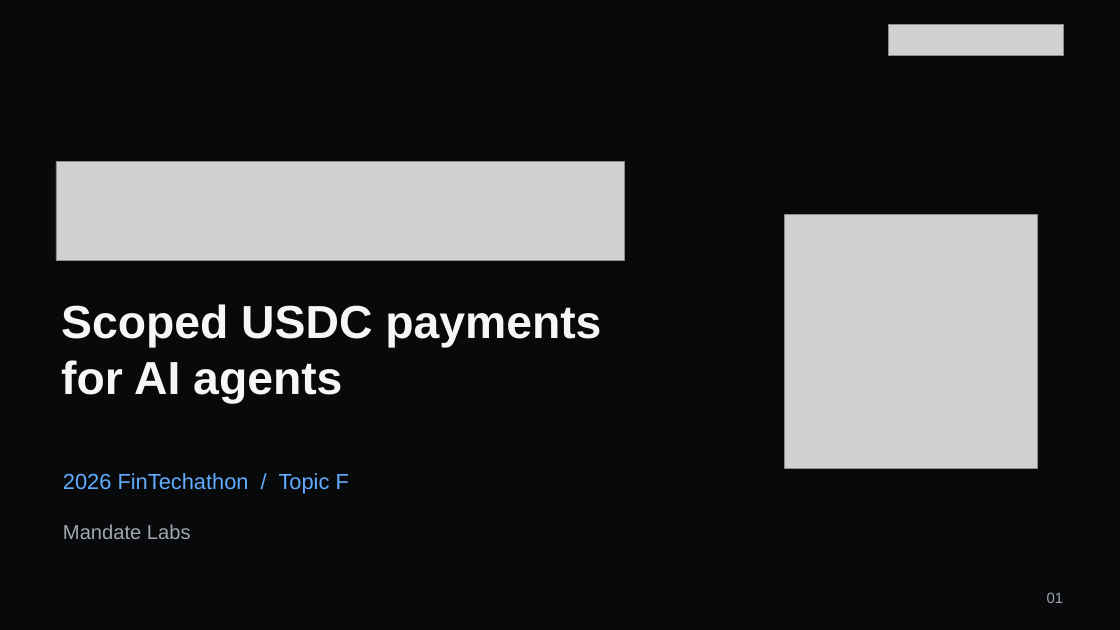
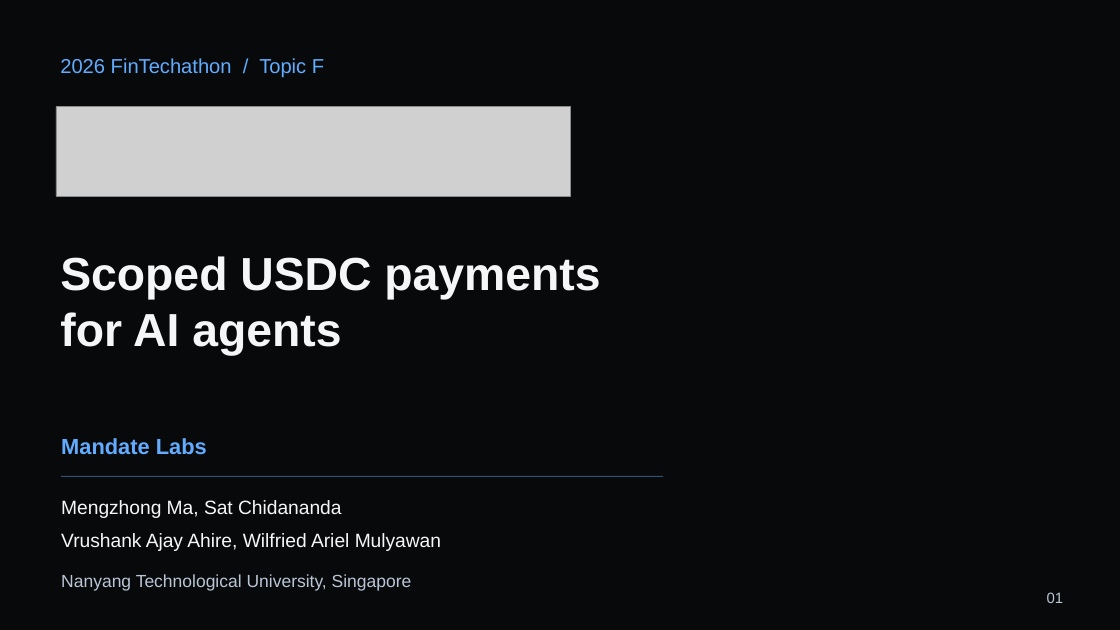
Before and after one commit to MandateLabs666/mandate-wallet, a slide deck: slide 1 of competition/submission-2026-10-20/presentation/mandate-wallet-10min-final.pptx. Drawn at 1120x630 pixels with LibreOffice and Linux fonts; fonts in the diff are those of the drawing; grey boxes stand for pictures; background and template pictures are left out. Boxes give left, top, right and bottom in pixels: in the first picture for what was removed or moved away, otherwise in the second. Text is boxed around its words. In the diff, an @@ line names an element or a change of style, - is before the commit and + after.

Commit message:
Polish Mandate slide backgrounds and move team details to cover

```diff
--- a/competition/submission-2026-10-20/presentation/mandate-wallet-10min-final.pptx
+++ b/competition/submission-2026-10-20/presentation/mandate-wallet-10min-final.pptx
@@ picture removed at [888,24,1063,55] @@
@@ text "2026 FinTechathon / Topic F": place and size @@
-text "2026 FinTechathon / Topic F" at [63,473,349,494]
+text "2026 FinTechathon / Topic F" at [60,58,324,78]
@@ text "2026 FinTechathon / Topic F" at [60,58,324,78]: size 18.8 to 17.2 pt @@
@@ picture added at [56,107,571,196] @@
@@ picture removed at [56,162,625,261] @@
@@ picture removed at [784,214,1038,468] @@
@@ text "Scoped USDC payments": place and size @@
-text "Scoped USDC payments" at [61,304,601,403]
+text "Scoped USDC payments" at [60,256,600,355]
@@ text "Mandate Labs": place and size @@
-text "Mandate Labs" at [63,524,191,539]
+text "Mandate Labs" at [61,438,207,455]
@@ text "Mandate Labs" at [61,438,207,455]: size 17.2 to 18.8 pt, text colour #A0A5AF to #62ACFF, bold on @@
@@ rectangle added at [61,476,664,477], fill #62ACFF at 45% opacity @@
@@ text added at [61,500,341,518], 16.5 pt, text #F5F6F8 @@
+Mengzhong Ma, Sat Chidananda
@@ text added at [61,533,441,551], 16.5 pt, text #F5F6F8 @@
+Vrushank Ajay Ahire, Wilfried Ariel Mulyawan
@@ text added at [61,574,412,591], 15 pt, text #BAC5D5 @@
+Nanyang Technological University, Singapore
@@ text "01" at [1047,592,1064,603]: text colour #A0A5AF to #BAC5D5 @@
```
Also in this commit, not shown: 13 other slides changed, 11 other files.
